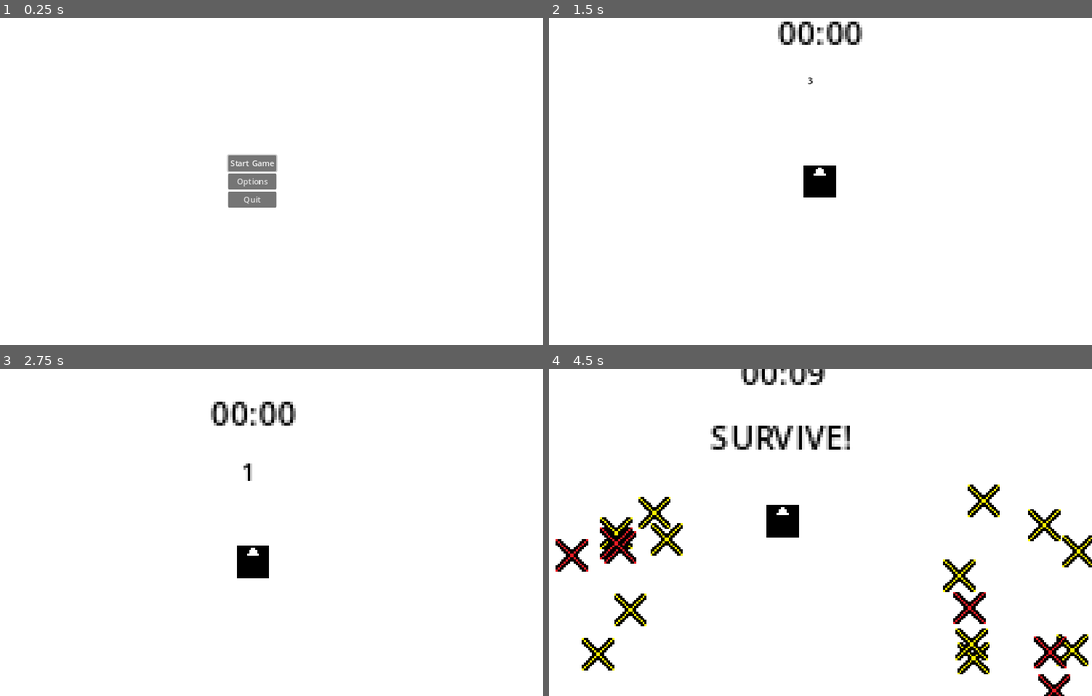
Above: before the commit, frames 1-4 (two rows, left to right).
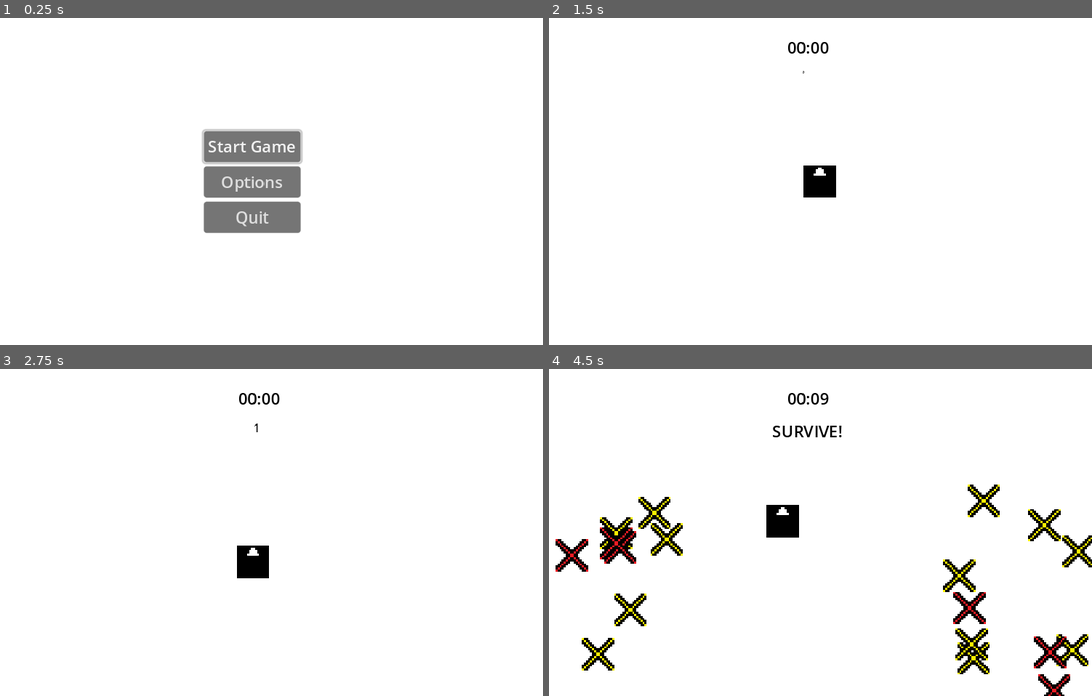
Above: after the commit, the same moments.

Repository: Marcin-Lach/javsc
Game: Godot game, scene res://menu.tscn
The game is run twice, just before and just after one commit, with the same random seed, the same clock (stepped at 60 frames per second) and the same inputs.
Inputs:
- Up to frame 1 (0.25 s): no input
- Up to frame 2 (1.5 s): click "Start Game" at 0.5 s; hold Right (right) from 1.28 s (still down)
- Up to frame 3 (2.75 s): release Right (right) at 2.03 s; hold Down (down) from 2.03 s (still down)
- Up to frame 4 (4.5 s): release Down (down) at 2.78 s; hold Right (right) 2.78-3.53 s; hold Up (up) 3.53-4.28 s; hold Left (left) from 4.28 s (still down)

The runs differ from the first frame. In frame 1, 4.6% of the frame differs, in the area x 37-56%, y 34-66%; in frame 2, 0.9%; in frame 3, 0.9%; in frame 4, 1.8%.

Commit message:
Moved labels into CanvasLayer to fix HUD behaviour; grouped nodes in enemies' scenes
I'd like to change my point of view.

Diff:
--- a/src/Enemies/Renemy/renemy.tscn
+++ b/src/Enemies/Renemy/renemy.tscn
@@ -35,6 +35,7 @@
 linear_damp = 5.0
 script = ExtResource("1_ffdp6")
 speed = 30
+metadata/_edit_group_ = true
 
 [node name="CollisionShape2D" type="CollisionShape2D" parent="."]
 shape = SubResource("CircleShape2D_gpg7w")
--- a/src/Enemies/Yenemy/yenemy.tscn
+++ b/src/Enemies/Yenemy/yenemy.tscn
@@ -34,6 +34,7 @@
 gravity_scale = 0.0
 linear_damp = 4.0
 script = ExtResource("1_b760a")
+metadata/_edit_group_ = true
 
 [node name="CollisionShape2D" type="CollisionShape2D" parent="."]
 shape = SubResource("RectangleShape2D_focwp")
--- a/src/Main.gd
+++ b/src/Main.gd
@@ -3,12 +3,12 @@
 @export var enemies_count = 50
 var renemy_scene = preload("res://Enemies/Renemy/renemy.tscn")
 var yenemy_scene = preload("res://Enemies/Yenemy/yenemy.tscn")
-@onready var pause_label = $Camera2D/PauseLabel
+@onready var pause_label = $CanvasLayer/PauseLabel
 @onready var time_left_timer = $TimeLeftTimer
-@onready var won_the_game_label = $Camera2D/WonTheGameLabel
-@onready var count_to_start_label = $Camera2D/CountToStartLabel
+@onready var won_the_game_label = $CanvasLayer/WonTheGameLabel
+@onready var count_to_start_label = $CanvasLayer/CountToStartLabel
 @onready var count_to_start_timer = $CountToStartTimer
-@onready var survive_label = $Camera2D/SurviveLabel
+@onready var survive_label = $CanvasLayer/SurviveLabel
 @onready var survive_timer = $SurviveTimer
 
 # Called when the node enters the scene tree for the first time.
--- a/src/main.tscn
+++ b/src/main.tscn
@@ -32,52 +32,9 @@
 texture = ExtResource("2_06xwx")
 
 [node name="Camera2D" type="Camera2D" parent="."]
-zoom = Vector2(4, 4)
+zoom = Vector2(2, 2)
 position_smoothing_enabled = true
 script = ExtResource("4_tx8gv")
-
-[node name="PauseLabel" type="Label" parent="Camera2D"]
-self_modulate = Color(0, 0, 0, 1)
-offset_left = -53.0
-offset_top = -50.0
-offset_right = 53.0
-offset_bottom = -24.0
-text = "Game Paused"
-
-[node name="WonTheGameLabel" type="Label" parent="Camera2D"]
-self_modulate = Color(0, 0, 0, 1)
-offset_left = -35.0
-offset_top = -57.0
-offset_right = 34.0
-offset_bottom = -31.0
-text = "WINNER!"
-
-[node name="TimeLeftLabel" type="Label" parent="Camera2D"]
-self_modulate = Color(0, 0, 0, 1)
-offset_left = -21.0
-offset_top = -85.0
-offset_right = 20.0
-offset_bottom = -59.0
-text = "10:00"
-script = ExtResource("5_6i7gd")
-
-[node name="CountToStartLabel" type="Label" parent="Camera2D"]
-process_mode = 1
-self_modulate = Color(0, 0, 0, 1)
-offset_left = -6.0
-offset_top = -53.0
-offset_right = 5.0
-offset_bottom = -27.0
-text = "3"
-script = ExtResource("6_hkhxr")
-
-[node name="SurviveLabel" type="Label" parent="Camera2D"]
-self_modulate = Color(0, 0, 0, 1)
-offset_left = -36.0
-offset_top = -53.0
-offset_right = 34.0
-offset_bottom = -27.0
-text = "SURVIVE!"
 
 [node name="TimeLeftTimer" type="Timer" parent="."]
 process_mode = 1
@@ -93,6 +50,61 @@
 process_mode = 1
 one_shot = true
 
+[node name="CanvasLayer" type="CanvasLayer" parent="."]
+
+[node name="PauseLabel" type="Label" parent="CanvasLayer"]
+self_modulate = Color(0, 0, 0, 1)
+offset_left = 242.0
+offset_top = 53.0
+offset_right = 348.0
+offset_bottom = 79.0
+size_flags_horizontal = 4
+size_flags_vertical = 0
+text = "Game Paused"
+
+[node name="WonTheGameLabel" type="Label" parent="CanvasLayer"]
+self_modulate = Color(0, 0, 0, 1)
+offset_left = 260.0
+offset_top = 46.0
+offset_right = 329.0
+offset_bottom = 72.0
+size_flags_horizontal = 4
+size_flags_vertical = 0
+text = "WINNER!"
+
+[node name="TimeLeftLabel" type="Label" parent="CanvasLayer"]
+self_modulate = Color(0, 0, 0, 1)
+offset_left = 274.0
+offset_top = 18.0
+offset_right = 315.0
+offset_bottom = 44.0
+size_flags_horizontal = 4
+size_flags_vertical = 0
+text = "10:00"
+script = ExtResource("5_6i7gd")
+
+[node name="CountToStartLabel" type="Label" parent="CanvasLayer"]
+process_mode = 1
+self_modulate = Color(0, 0, 0, 1)
+offset_left = 289.0
+offset_top = 50.0
+offset_right = 300.0
+offset_bottom = 76.0
+size_flags_horizontal = 4
+size_flags_vertical = 0
+text = "3"
+script = ExtResource("6_hkhxr")
+
+[node name="SurviveLabel" type="Label" parent="CanvasLayer"]
+self_modulate = Color(0, 0, 0, 1)
+offset_left = 259.0
+offset_top = 50.0
+offset_right = 329.0
+offset_bottom = 76.0
+size_flags_horizontal = 4
+size_flags_vertical = 0
+text = "SURVIVE!"
+
 [connection signal="body_entered" from="Player" to="Player" method="_on_body_entered"]
 [connection signal="timeout" from="TimeLeftTimer" to="." method="_on_time_left_timer_timeout"]
 [connection signal="timeout" from="CountToStartTimer" to="." method="_on_count_to_start_timer_timeout"]
--- a/src/project.godot
+++ b/src/project.godot
@@ -17,6 +17,8 @@
 
 [display]
 
+window/size/viewport_width=576
+window/size/viewport_height=324
 window/size/window_width_override=1280
 window/size/window_height_override=720
 window/stretch/mode="canvas_items"
Not shown, changed: diary/README.md
